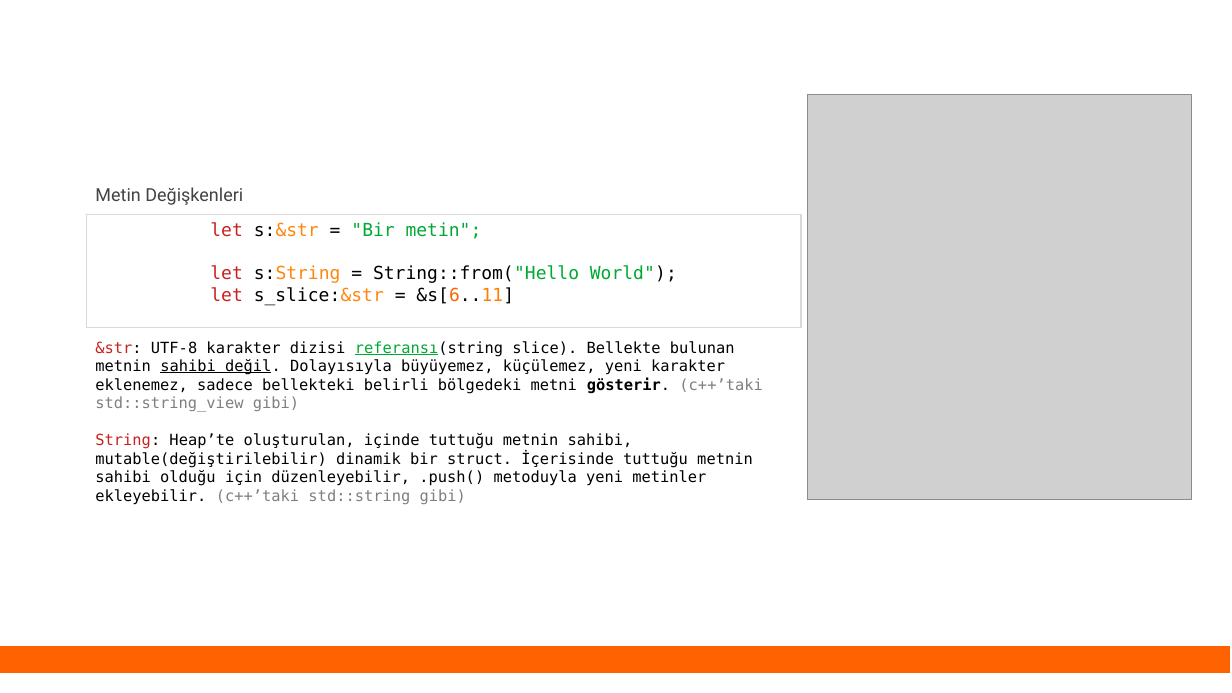
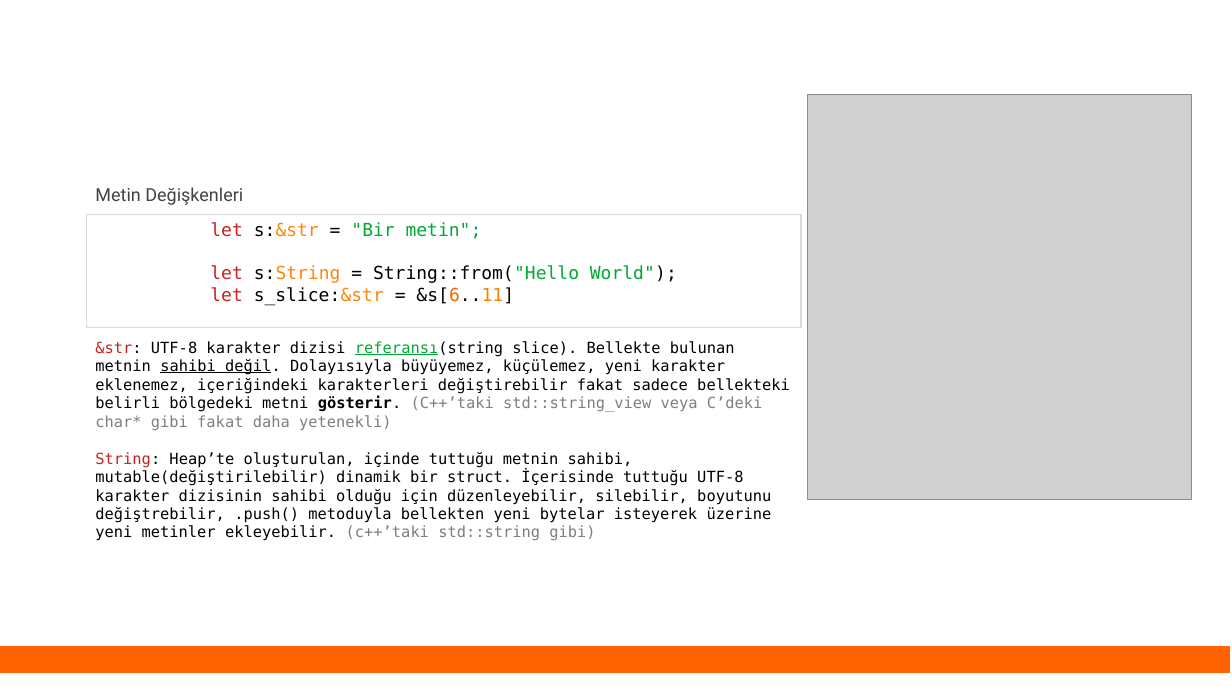
Before and after one commit to eminfedar/rust-tr-ders-slaytlari, a slide deck: slide 12 of rust_egitim_1_giris.odp. Drawn at 1232x693 pixels with LibreOffice and Linux fonts; fonts in the diff are those of the drawing; grey boxes stand for pictures. Boxes give left, top, right and bottom in pixels: in the first picture for what was removed or moved away, otherwise in the second. Text is boxed around its words. In the diff, an @@ line names an element or a change of style, - is before the commit and + after.

Commit message:
1, 2 and 3 slides updated.

```diff
--- a/rust_egitim_1_giris.odp
+++ b/rust_egitim_1_giris.odp
@@ text at <box>95,341,790,523</box>: text changed @@
-&str: UTF-8 karakter dizisi referansı(string slice). Bellekte bulunan metnin sahibi değil. Dolayısıyla büyüyemez, küçülemez, yeni karakter eklenemez, sadece bellekteki belirli bölgedeki metni gösterir. (c++’taki std::string_view gibi)
-String: Heap’te oluşturulan, içinde tuttuğu metnin sahibi, mutable(değiştirilebilir) dinamik bir struct. İçerisinde tuttuğu metnin sahibi olduğu için düzenleyebilir, .push() metoduyla yeni metinler ekleyebilir. (c++’taki std::string gibi)
+&str: UTF-8 karakter dizisi referansı(string slice). Bellekte bulunan metnin sahibi değil. Dolayısıyla büyüyemez, küçülemez, yeni karakter eklenemez, içeriğindeki karakterleri değiştirebilir fakat sadece bellekteki belirli bölgedeki metni gösterir. (C++’taki std::string_view veya C’deki char* gibi fakat daha yetenekli)
+String: Heap’te oluşturulan, içinde tuttuğu metnin sahibi, mutable(değiştirilebilir) dinamik bir struct. İçerisinde tuttuğu UTF-8 karakter dizisinin sahibi olduğu için düzenleyebilir, silebilir, boyutunu değiştrebilir, .push() metoduyla bellekten yeni bytelar isteyerek üzerine yeni metinler ekleyebilir. (c++’taki std::string gibi)
```
Also in this commit, not shown: 9 other slides changed, 5 slides added, 1 slide removed, 5 other files.
